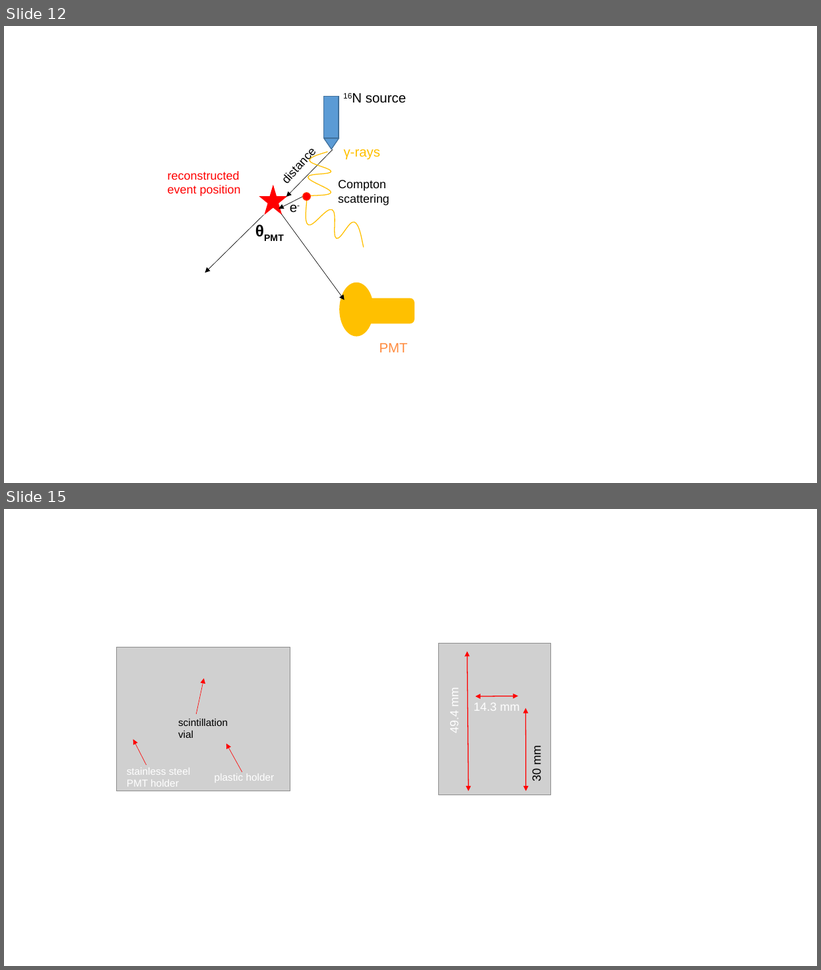
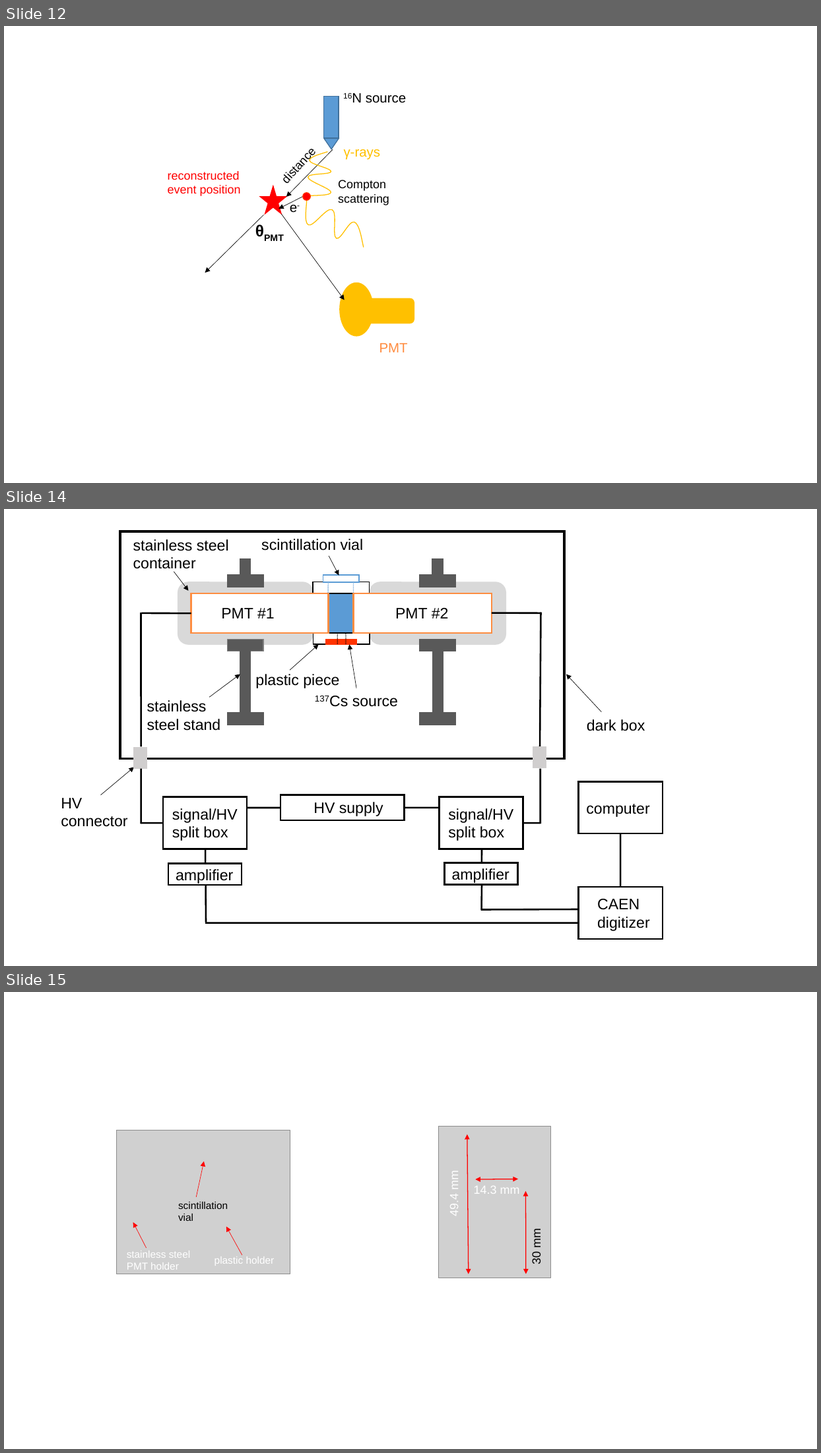
Before and after one commit to jhualberta/thesis, a slide deck: thesisPlots1.ppt. Shown one above the other, each under a label of ours: slides 12 and 15 before the commit, slides 12, 14 and 15 after it; the slides between them are not shown. The pictures are 821x970 and 821x1453 pixels, drawn with LibreOffice and Linux fonts; fonts in the diff are those of the drawing; grey boxes stand for pictures. Boxes give left, top, right and bottom in pixels: in the first picture for what was removed or moved away, otherwise in the second. Text is boxed around its words. In the diff, an @@ line names an element or a change of style, - is before the commit and + after.

```diff
--- a/thesisPlots1.ppt
+++ b/thesisPlots1.ppt
@@ slide 14 added at box(4, 509, 817, 966), background #FFFFFF @@
@@ rectangle added at box(578, 782, 662, 833), outline #000000 2.01 pt @@
@@ text added at box(586, 804, 649, 817), 18 pt, text #000000 @@
+computer
@@ line added from (620, 887) to (620, 833), #000000 2.01 pt @@
@@ group added at box(61, 531, 645, 885): 25 rectangles, 16 lines, 14 texts, 7 arrows, 2 rounded rectangles @@
+dark box
+HV
+connector
+PMT #1
+PMT #2
+137Cs source
+scintillation vial
+plastic piece
+stainless steel
+container
+stainless steel stand
+amplifier
+amplifier
+signal/HV
+split box
+signal/HV
+split box
+HV supply
@@ line added from (481, 910) to (482, 885), #000000 2.01 pt @@
@@ line added from (206, 922) to (206, 885), #000000 2.01 pt @@
@@ rectangle added at box(578, 887, 662, 939), outline #000000 2.01 pt @@
@@ text added at box(597, 899, 650, 931), 18 pt, text #000000 @@
+CAEN
+digitizer
@@ line added from (578, 923) to (205, 923), #000000 2.01 pt @@
@@ line added from (578, 910) to (481, 910), #000000 2.01 pt @@
```
Also in this commit, not shown: 1 slide changed, 1 other slide added, 1 slide removed, 19 other files.
